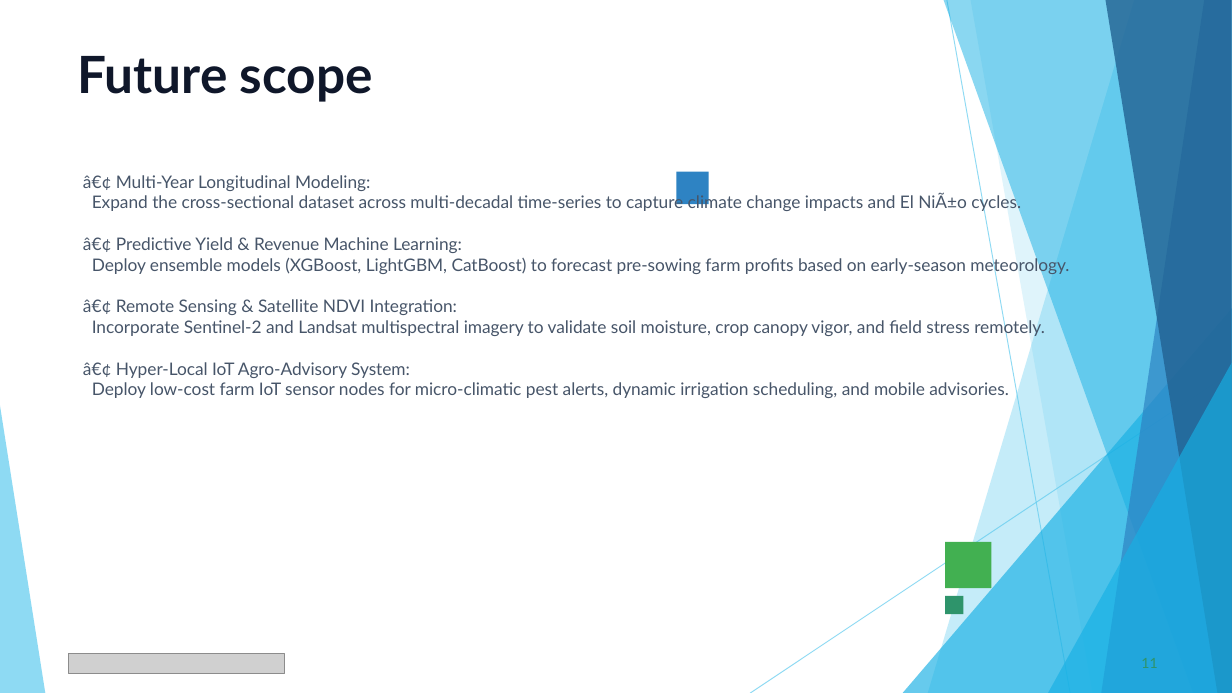
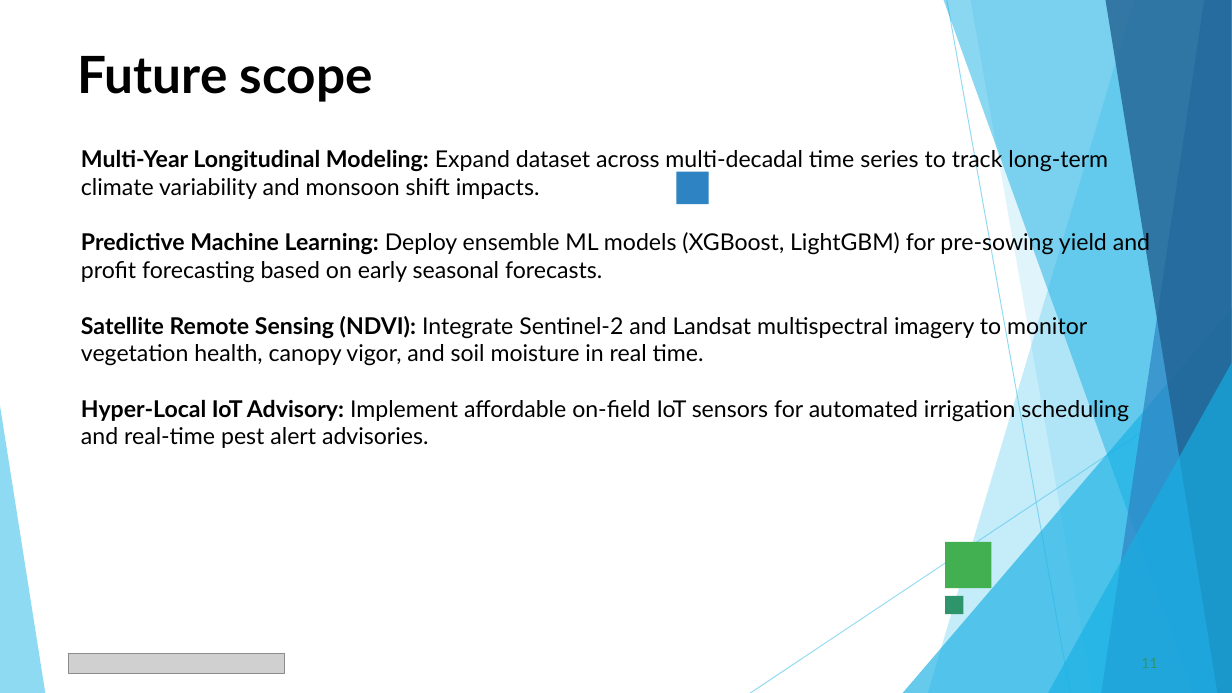
Before and after one commit to raghavparoli07-art/seasonal-agriculture-performance-analysis, a slide deck: slide 11 of presentation/Seasonal_Agriculture_Performance_Analysis.pptx. Drawn at 1232x693 pixels with LibreOffice and Linux fonts; fonts in the diff are those of the drawing; grey boxes stand for pictures. Boxes give left, top, right and bottom in pixels: in the first picture for what was removed or moved away, otherwise in the second. Text is boxed around its words. In the diff, an @@ line names an element or a change of style, - is before the commit and + after.

```diff
--- a/presentation/Seasonal_Agriculture_Performance_Analysis.pptx
+++ b/presentation/Seasonal_Agriculture_Performance_Analysis.pptx
@@ title "Future scope" at [78, 56, 373, 102]: text colour #0F172A to #000000 @@
@@ text at [81, 147, 1150, 448]: text changed; size 13.5 to 18 pt; text colour #475569 to #000000 @@
-â€¢ Multi-Year Longitudinal Modeling:
-Expand the cross-sectional dataset across multi-decadal time-series to capture climate change impacts and El NiÃ±o cycles.
-â€¢ Predictive Yield & Revenue Machine Learning:
-Deploy ensemble models (XGBoost, LightGBM, CatBoost) to forecast pre-sowing farm profits based on early-season meteorology.
-â€¢ Remote Sensing & Satellite NDVI Integration:
-Incorporate Sentinel-2 and Landsat multispectral imagery to validate soil moisture, crop canopy vigor, and field stress remotely.
-â€¢ Hyper-Local IoT Agro-Advisory System:
-Deploy low-cost farm IoT sensor nodes for micro-climatic pest alerts, dynamic irrigation scheduling, and mobile advisories.
+Multi-Year Longitudinal Modeling: Expand dataset across multi-decadal time series to track long-term climate variability and monsoon shift impacts.
+Predictive Machine Learning: Deploy ensemble ML models (XGBoost, LightGBM) for pre-sowing yield and profit forecasting based on early seasonal forecasts.
+Satellite Remote Sensing (NDVI): Integrate Sentinel-2 and Landsat multispectral imagery to monitor vegetation health, canopy vigor, and soil moisture in real time.
+Hyper-Local IoT Advisory: Implement affordable on-field IoT sensors for automated irrigation scheduling and real-time pest alert advisories.
```
Also in this commit, not shown: 10 other slides changed, 3 slides added, 3 slides removed.
